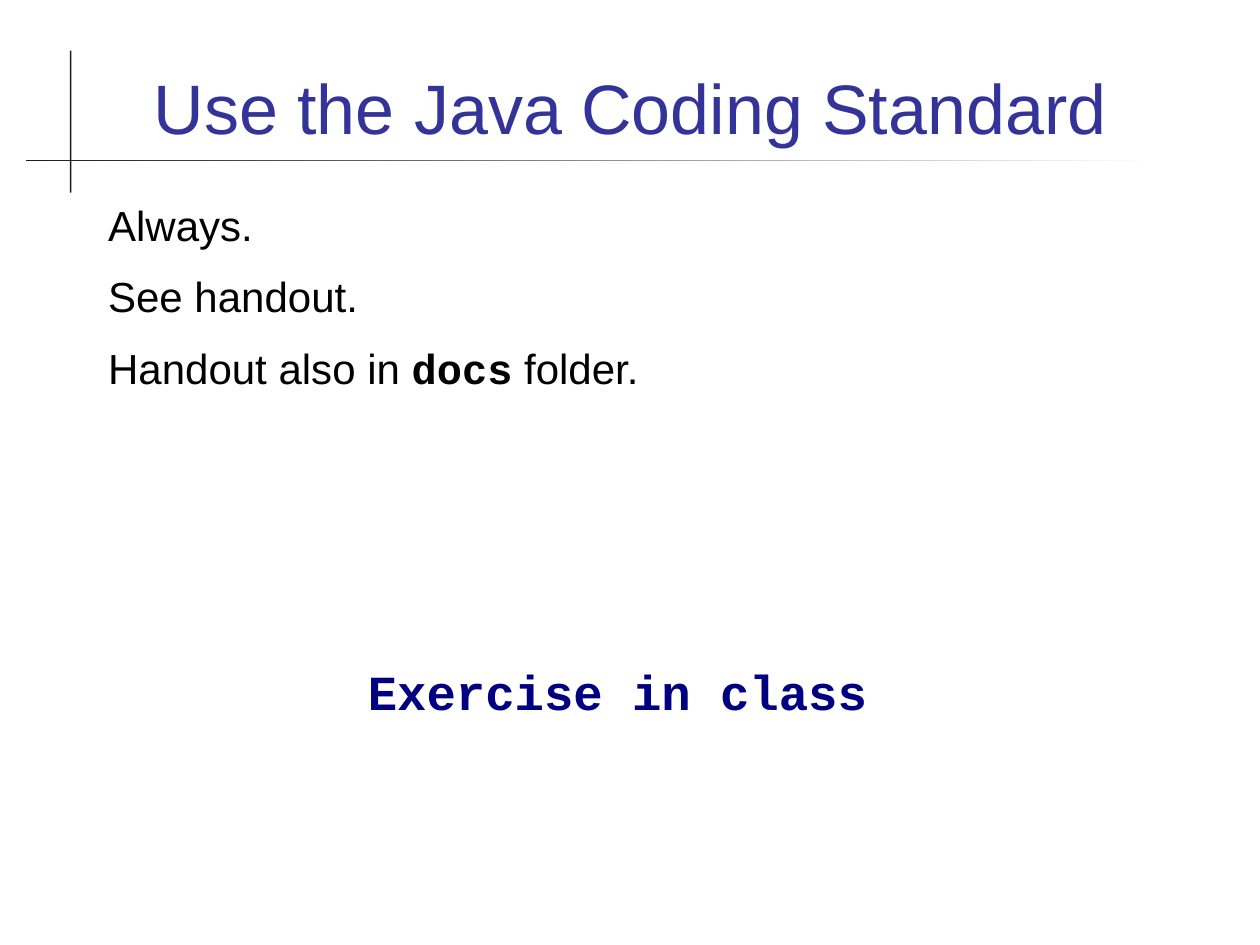
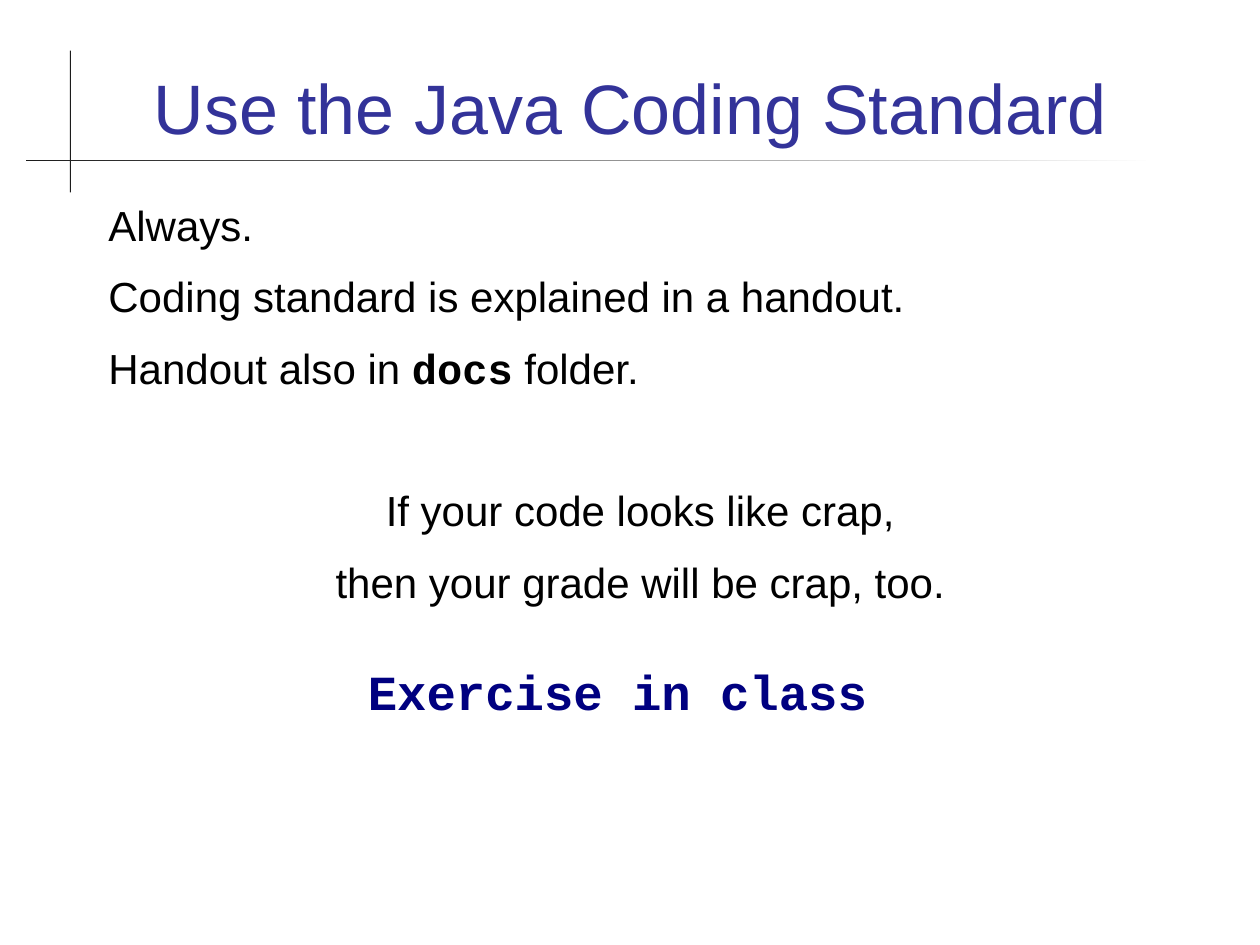
Before and after one commit to skeoop/skeoop.github.io, a slide deck: slide 16 of intro/Introduction-to-Course.ppt. Drawn at 1260x945 pixels with LibreOffice and Linux fonts; fonts in the diff are those of the drawing. Boxes give left, top, right and bottom in pixels: in the first picture for what was removed or moved away, otherwise in the second. Text is boxed around its words. In the diff, an @@ line names an element or a change of style, - is before the commit and + after.

Commit message:
formatting of intro slides

```diff
--- a/intro/Introduction-to-Course.ppt
+++ b/intro/Introduction-to-Course.ppt
@@ text at [108,210,638,385]: indent changed @@
@@ text at [108,281,904,321]: text changed @@
-See handout.
+Coding standard is explained in a handout.
@@ text at [336,495,945,606]: paragraphs added @@
+If your code looks like crap,
+then your grade will be crap, too.
```
Also in this commit, not shown: 14 other slides changed, 1 other file.
